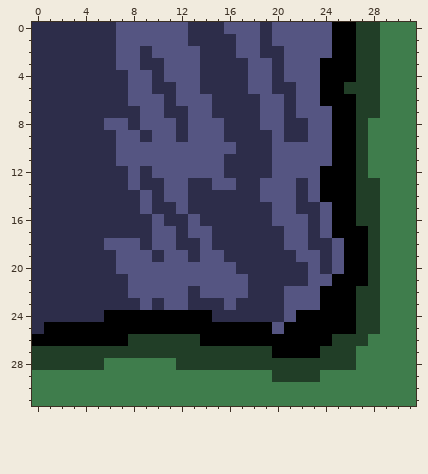
Pixel-art sprite: graphics/ground/ground_bottom_right.png. Above is the file before it was changed.
The file is 32x32 pixels.
Once edited:
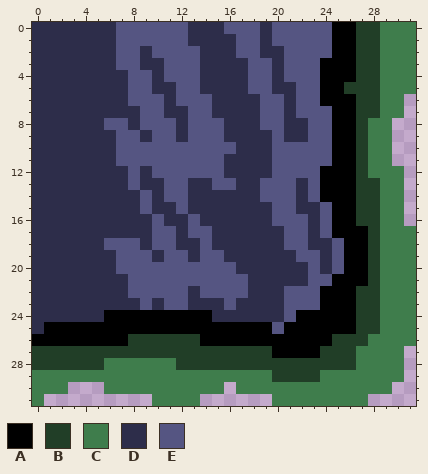
Palette (. is transparent): A #000000  B #213e27  C #3f7d4c  D #2d2d4a  E #555582
The exact change:
{"y":6,"x":31,"old":"C","new":"."}
{"y":7,"x":31,"old":"C","new":"."}
{"y":8,"x":30,"old":"CC","new":".."}
{"y":9,"x":30,"old":"CC","new":".."}
{"y":10,"x":30,"old":"CC","new":".."}
{"y":11,"x":30,"old":"CC","new":".."}
{"y":12,"x":31,"old":"C","new":"."}
{"y":13,"x":31,"old":"C","new":"."}
{"y":14,"x":31,"old":"C","new":"."}
{"y":15,"x":31,"old":"C","new":"."}
{"y":16,"x":31,"old":"C","new":"."}
{"y":27,"x":31,"old":"C","new":"."}
{"y":28,"x":31,"old":"C","new":"."}
{"y":29,"x":31,"old":"C","new":"."}
{"y":30,"x":3,"old":"CCC","new":"..."}
{"y":30,"x":16,"old":"C","new":"."}
{"y":30,"x":30,"old":"CC","new":".."}
{"y":31,"x":1,"old":"CCCCCCCCC","new":"........."}
{"y":31,"x":14,"old":"CCCCCC","new":"......"}
{"y":31,"x":28,"old":"CCCC","new":"...."}
{"label":"erased","picture_box":[392,94,416,226]}
{"label":"erased","picture_box":[368,346,416,406]}
{"label":"erased","picture_box":[44,382,272,406]}
